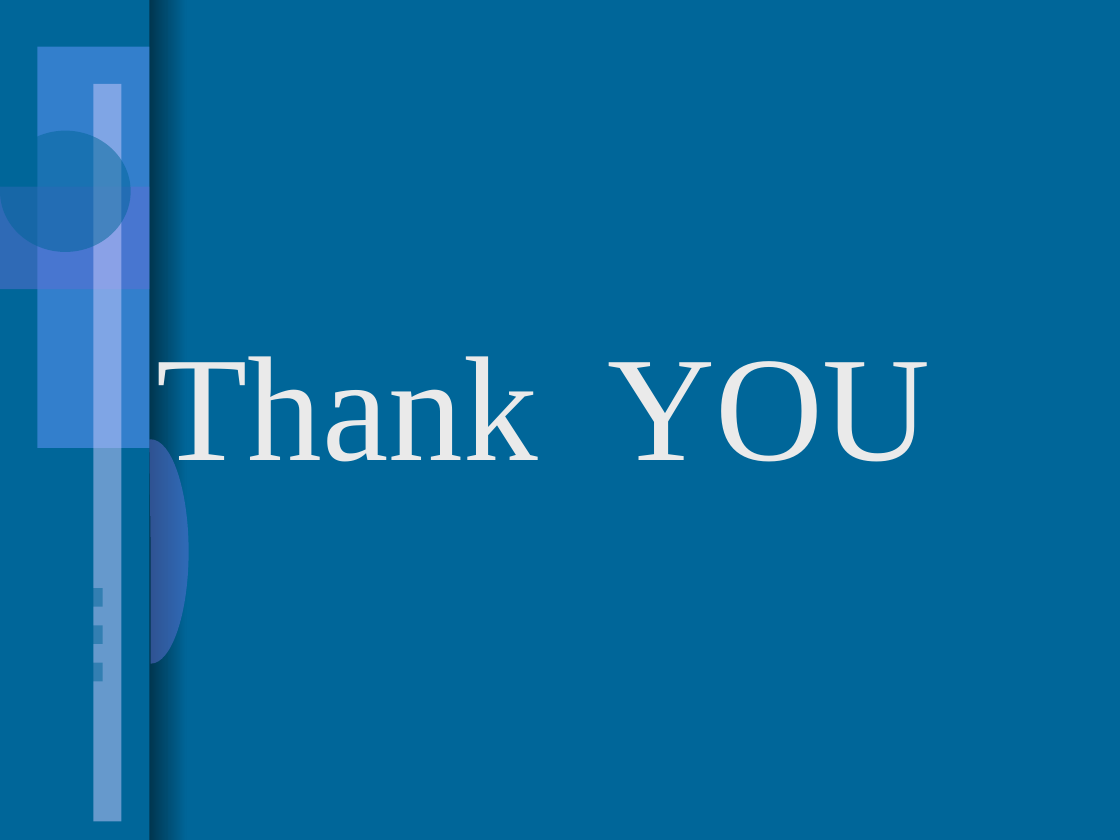
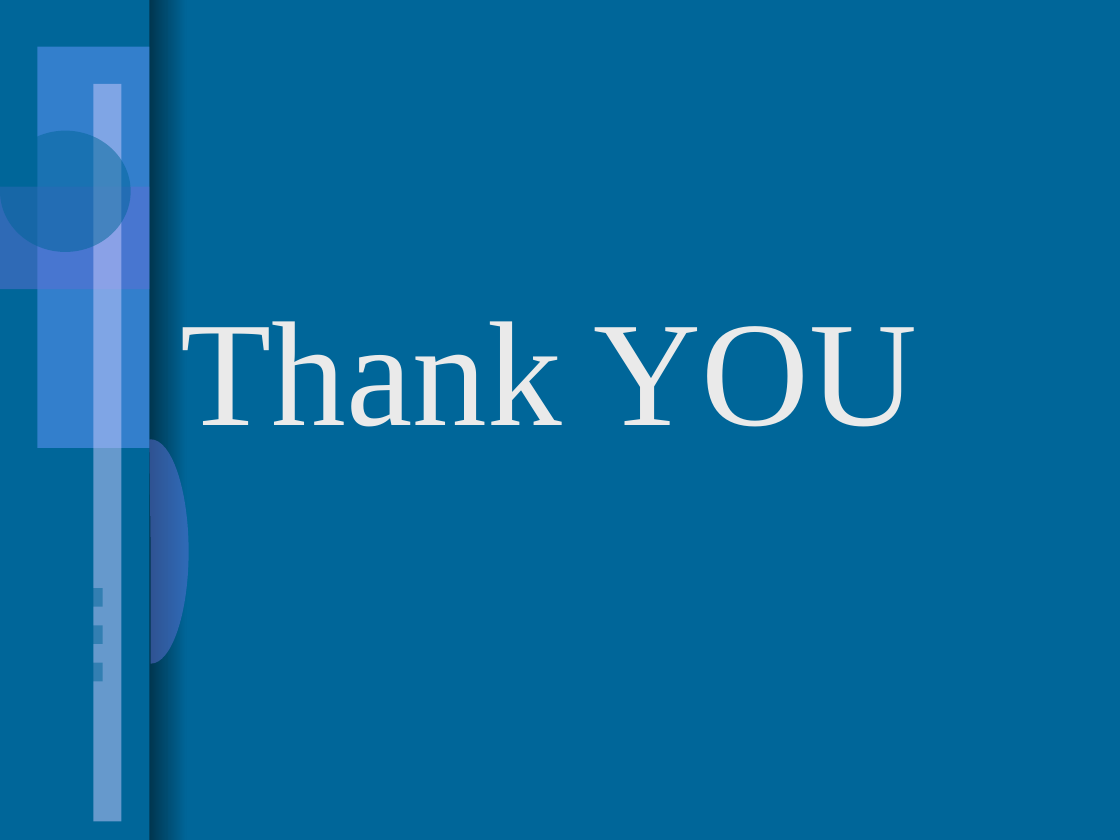
Before and after one commit to saddalaaws/awsservices, a slide deck: slide 22 of docs/ec2_through_cft.pptx (slide 17 before the commit). Drawn at 1120x840 pixels with LibreOffice and Linux fonts; fonts in the diff are those of the drawing; background and template pictures are left out. Boxes give left, top, right and bottom in pixels: in the first picture for what was removed or moved away, otherwise in the second. Text is boxed around its words. In the diff, an @@ line names an element or a change of style, - is before the commit and + after.

```diff
--- a/docs/ec2_through_cft.pptx
+++ b/docs/ec2_through_cft.pptx
@@ text "Thank YOU" rewrapped from (157,343,930,487) to (181,321,917,427) @@
```
Also in this commit, not shown: 7 other slides changed, 7 slides added, 2 slides removed, 3 other files.
